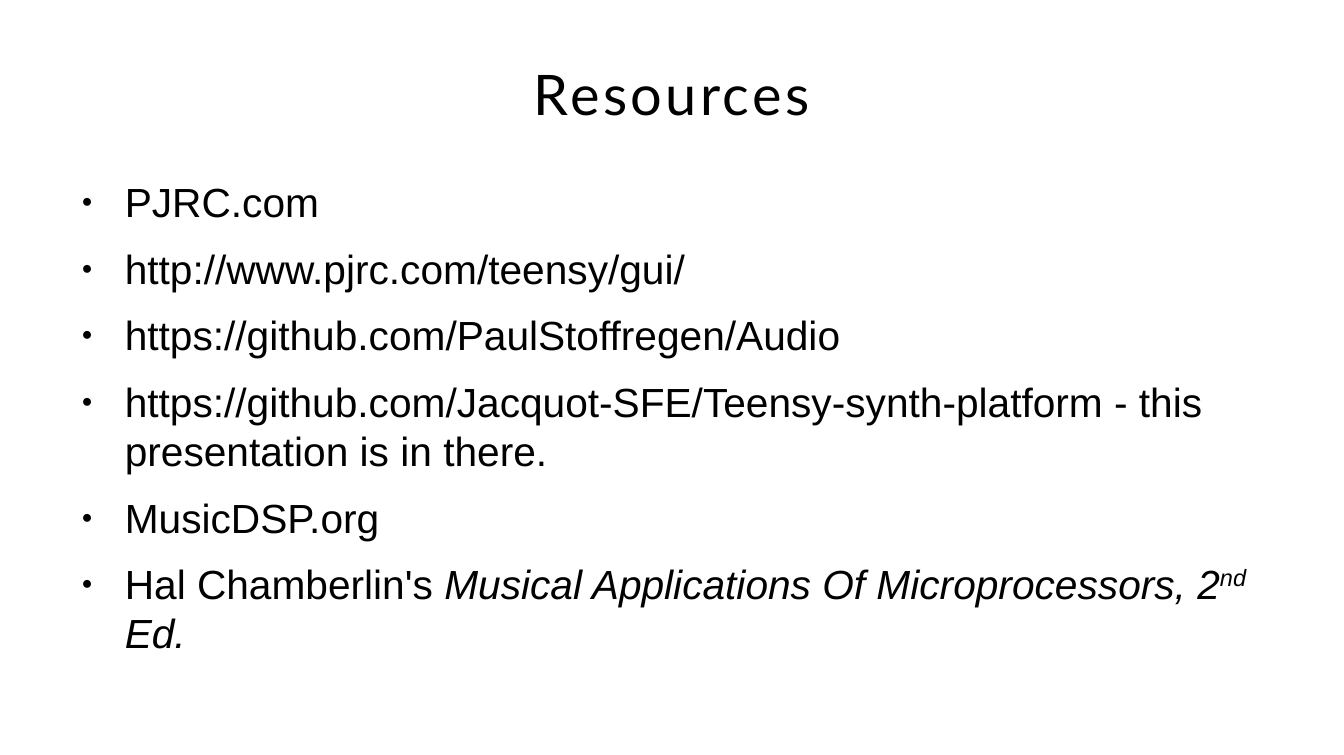
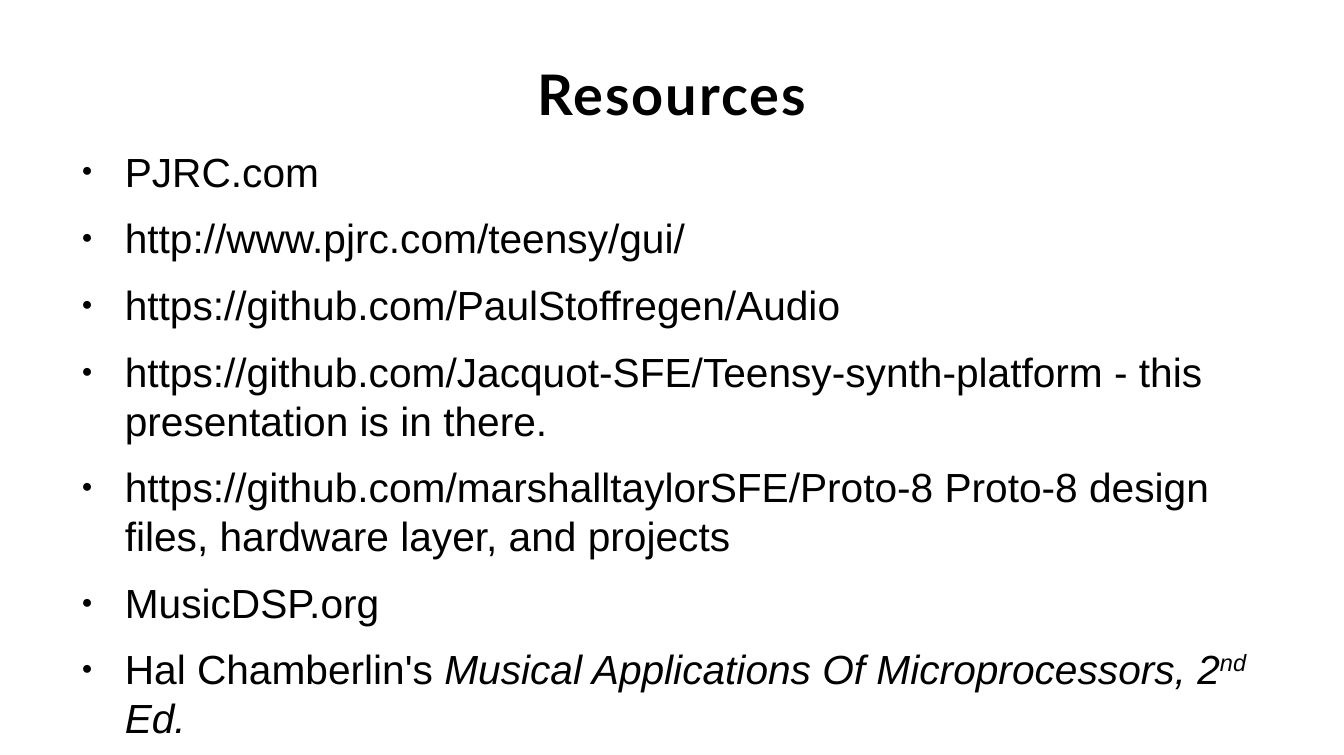
Before and after one commit to Jacquot-SFE/Teensy-synth-platform, a slide deck: slide 35 of presentation/slides/teensy-synthesis.odp (slide 29 before the commit). Drawn at 1344x755 pixels with LibreOffice and Linux fonts; fonts in the diff are those of the drawing; background and template pictures are left out. Boxes give left, top, right and bottom in pixels: in the first picture for what was removed or moved away, otherwise in the second. Text is boxed around its words. In the diff, an @@ line names an element or a change of style, - is before the commit and + after.

```diff
--- a/presentation/slides/teensy-synthesis.odp
+++ b/presentation/slides/teensy-synthesis.odp
@@ title "Resources" at bbox=[537, 74, 806, 116]: letter spacing 2 to 1.2 pt, bold on @@
@@ text "PJRC.com": place and size @@
-text "PJRC.com" at bbox=[125, 188, 1202, 607]
+text "PJRC.com" at bbox=[125, 158, 1209, 734]
@@ text at bbox=[125, 472, 1209, 559]: paragraph added @@
+● https://github.com/marshalltaylorSFE/Proto-8 Proto-8 design files, hardware layer, and projects
```
Also in this commit, not shown: 27 other slides changed, 6 slides added.
